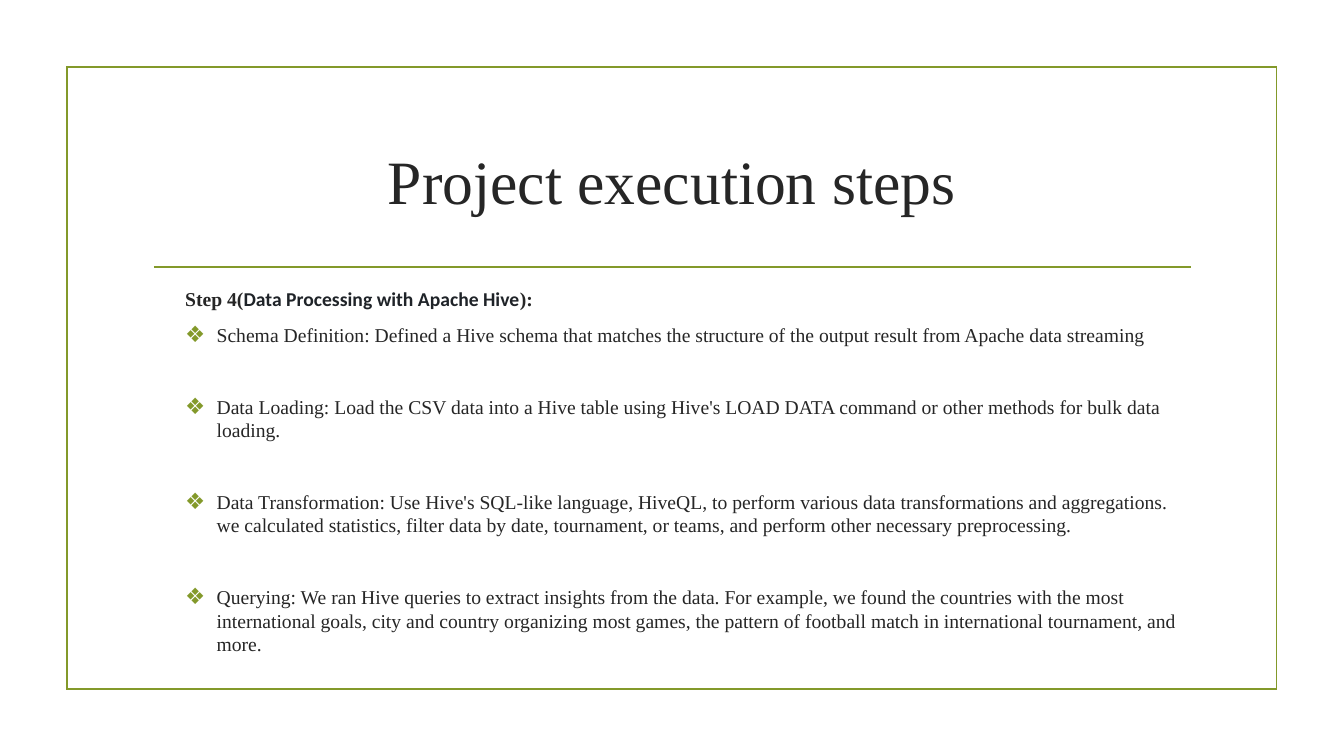
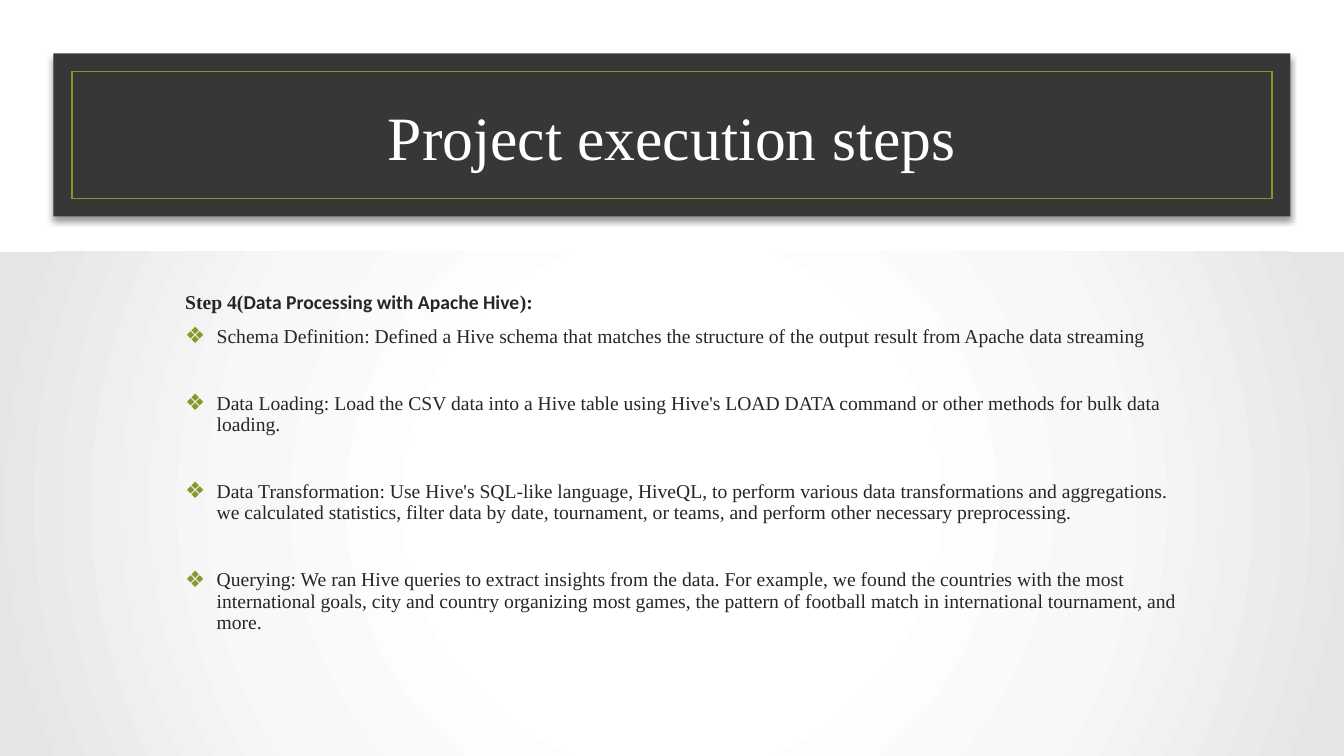
Before and after one commit to pbudhathoki/CS523-BDT-SoccorAnalyser, a slide deck: slide 10 of Power Point Presentation-Group4.pptx (slide 11 before the commit). Drawn at 1344x756 pixels with LibreOffice and Linux fonts; fonts in the diff are those of the drawing; background and template pictures are left out. Boxes give left, top, right and bottom in pixels: in the first picture for what was removed or moved away, otherwise in the second. Text is boxed around its words. In the diff, an @@ line names an element or a change of style, - is before the commit and + after.

```diff
--- a/Power Point Presentation-Group4.pptx
+++ b/Power Point Presentation-Group4.pptx
@@ rectangle added at box(53, 53, 1291, 217), fill #373737 @@
@@ rectangle removed at box(67, 68, 1276, 690) @@
@@ rectangle added at box(72, 72, 1272, 199), outline #83992A 1.25 pt @@
@@ title "Project execution steps": place and size @@
-title "Project execution steps" at box(388, 163, 955, 216)
+title "Project execution steps" at box(388, 119, 955, 172)
@@ title "Project execution steps" at box(388, 119, 955, 172): text colour #262626 to #FFFFFF @@
@@ rectangle added at box(0, 252, 1344, 756), fill gradient #FFFFFF to #F8F8F8 to #E5E5E5 @@
@@ line removed from (154, 267) to (1191, 267) @@
@@ text "Step 4(Data Processing with Apache ..." at box(185, 295, 1175, 629): text colour #1F2328 to #262626 in "4(Data Processing with Apache Hive):"; line spacing 1 to 0.9 @@
```
Also in this commit, not shown: 7 other slides changed.
